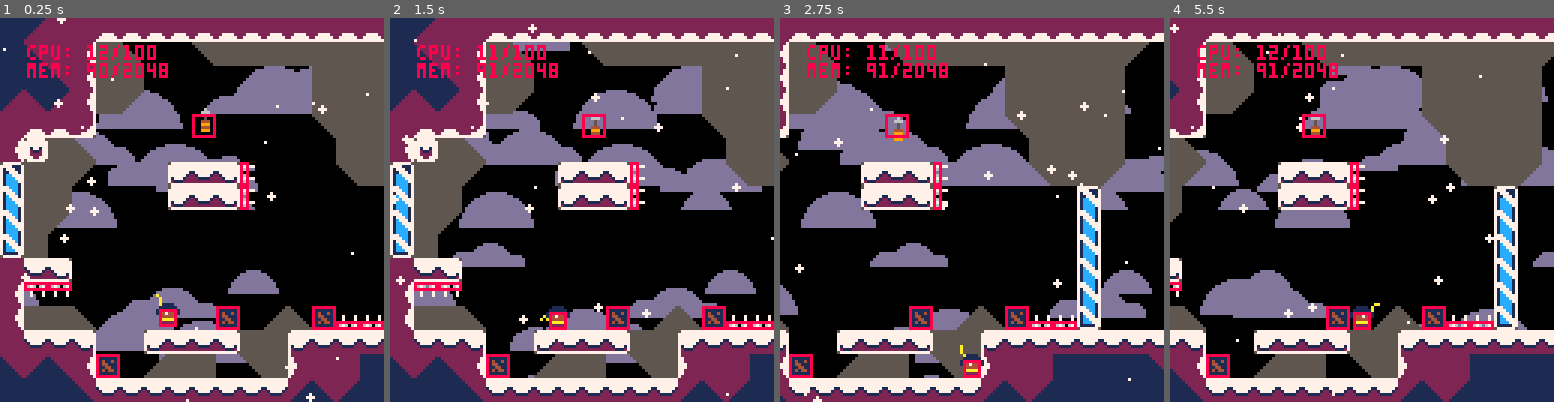
Above: before the commit, frames 1-4 (left to right).
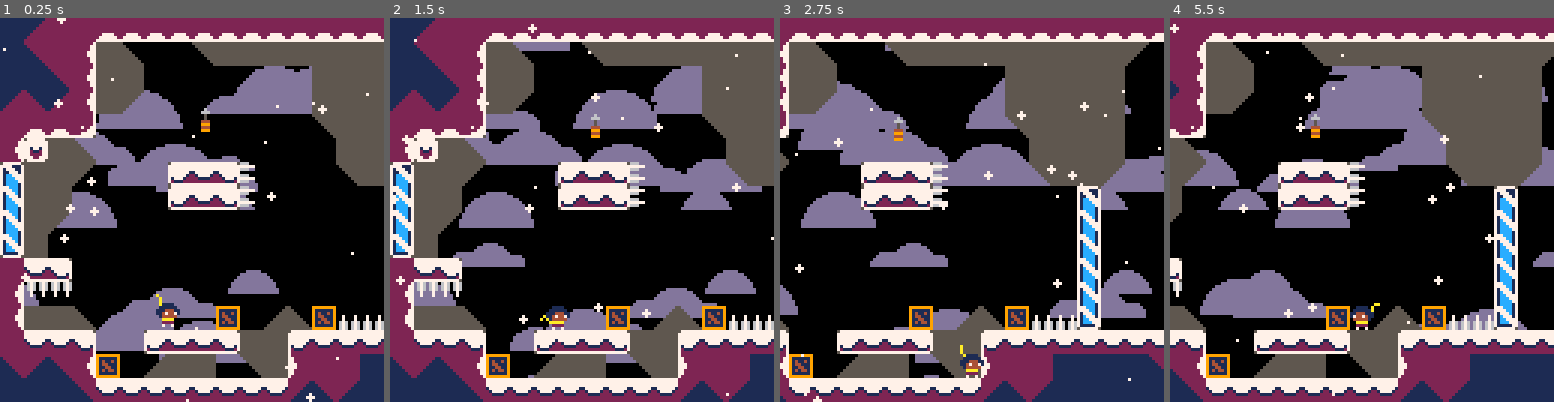
Above: after the commit, the same moments.

Repository: ExOK/Celeste2
Game: PICO-8 cartridge celeste2.p8
Two runs of this game, one before a commit and one after it. Both use one fixed random seed, a clock stepped at 60 frames per second and the inputs below.
Inputs:
- Up to frame 1 (0.25 s): no input
- Up to frame 2 (1.5 s): tap X (X key) at 0.33, 1.07 s; tap O (Z key) at 0.7 s
- Up to frame 3 (2.75 s): hold Right 1.6-2.1 s; tap O (Z key) at 1.7, 2.1, 2.5 s; tap X (X key) at 1.85 s; hold Up 2.15-2.42 s; hold Right from 2.47 s (still down)
- Up to frame 4 (5.5 s): tap O (Z key) every 0.4 s from 2.9 to 5.3 s; tap X (X key) at 2.97, 4.08, 5.2 s; release Right at 3.03 s; hold Left 3.08-3.58 s; hold Down 3.63-3.97 s; hold Right 4.02-4.68 s; hold Up 4.73-5.03 s; hold Left from 5.08 s (still down)

The runs differ from the first frame. In frame 1, 2.6% of the frame differs, in the area x 6-100%, y 7-94%; in frame 2, 2.6%; in frame 3, 2.4%; in frame 4, 2.5%.

Commit message:
death fx

Diff:
--- a/celeste2.p8
+++ b/celeste2.p8
@@ -117,8 +117,11 @@
 		freeze_time -= 1
 	else
 		--objects
-		for i = 1, #objects do
-			objects[i]:update()
+		for o in all(objects) do
+			o:update()
+			if (o.destroyed) then
+				del(objects, o)
+			end
 		end
 	end
 end
@@ -153,9 +156,11 @@
 	map((room % 4) * 16, (room / 4) * 16, 0, 0, 32, 16, 1)
 
 	-- draw objects
-	for i=1,#objects do
-		objects[i]:draw()
-	end
+	local p = nil
+	for o in all(objects) do
+		if (o.base == player) then p = o else o:draw() end
+	end
+	if (p) then p:draw() end
 
 	-- draw snow
 	for i=1,#snow do
@@ -166,7 +171,7 @@
 
 
 	-- debug
-	if (true) do
+	if (false) do
 		for i=1,#objects do
 			local o = objects[i]
 			rect(o.x + o.hit_x, o.y + o .hit_y, o.x + o.hit_x + o.hit_w - 1, o.y + o.hit_y + o.hit_h - 1, 8)
--- a/object.lua
+++ b/object.lua
@@ -106,8 +106,7 @@
 		end
 	end
 
-	for i=1,#objects do
-		local o = objects[i]
+	for o in all(objects) do
 		if (o.geom == g_solid and o != self and self:overlaps(o, ox, oy)) then
 			return true
 		end
--- a/objects.lua
+++ b/objects.lua
@@ -16,10 +16,11 @@
 	spr(self.tile, self.x, self.y + sin(time()) * 2, 1, 1, not self.right)
 end
 
-spike_h = new_type()
-spike_h.tile = 36
-spike_h.base = object
-spike_h.init = function(self)
+spike_v = new_type()
+spike_v.tile = 36
+spike_v.base = object
+spike_v.hazard = true
+spike_v.init = function(self)
 	self.spr = self.tile
 	if (self:check_solid(0, -1)) then
 		self.flip_y = true
@@ -29,10 +30,11 @@
 	self.hit_h = 3
 end
 
-spike_v = new_type()
-spike_v.tile = 37
-spike_v.base = object
-spike_v.init = function(self)
+spike_h = new_type()
+spike_h.tile = 37
+spike_h.base = object
+spike_h.hazard = true
+spike_h.init = function(self)
 	self.spr = self.tile
 	if (self:check_solid(-1, 0)) then
 		self.flip_x = true
--- a/player.lua
+++ b/player.lua
@@ -14,6 +14,7 @@
 player.grapple_boost = false
 player.t_grapple_cooldown = 0
 player.grapple_ice_timer = 0
+player.dead_timer = 0
 
 player.state = 0
 player.frame = 0
@@ -50,8 +51,7 @@
 		return fget(tile, 2) and 2 or 1
 	end
 
-	for i=1,#objects do
-		local o = objects[i]
+	for o in all(objects) do
 		if (o.geom == g_solid and o:contains(x, y)) then
 			self.grapple_hit = on_collide_x
 			return 1
@@ -229,6 +229,14 @@
 		if (self.grapple_ice_timer > 5) then
 			self.state = 0
 		end
+
+	-- dead state
+	elseif (self.state == 99) then
+		self.dead_timer += 1
+		if (self.dead_timer >= 30) then
+			room_load(room)
+		end
+		return
 	end
 
 	-- apply
@@ -246,6 +254,14 @@
 	end
 	self.spr = self.tile + self.frame
 
+	-- hazard check
+	for o in all(objects) do
+		if (o.hazard and self:overlaps(o)) then
+			self.state = 99
+			break
+		end
+	end
+
 	camera(max(0, min(128, self.x - 64)), 0)
 end
 
@@ -267,6 +283,17 @@
 end
 
 player.draw = function(self)
+
+	-- death fx
+	if (self.state == 99) then
+		local e = self.dead_timer / 10
+		if (e <= 1) then
+			for i=0,7 do
+				circfill(self.x + cos(i / 8) * 32 * e, self.y - 4 + sin(i / 8) * 32 * e, (1 - e) * 8, 10)
+			end
+		end
+		return
+	end
 
 	-- scarf
 	local last = { x = self.x - self.facing,y = self.y - 3 }
